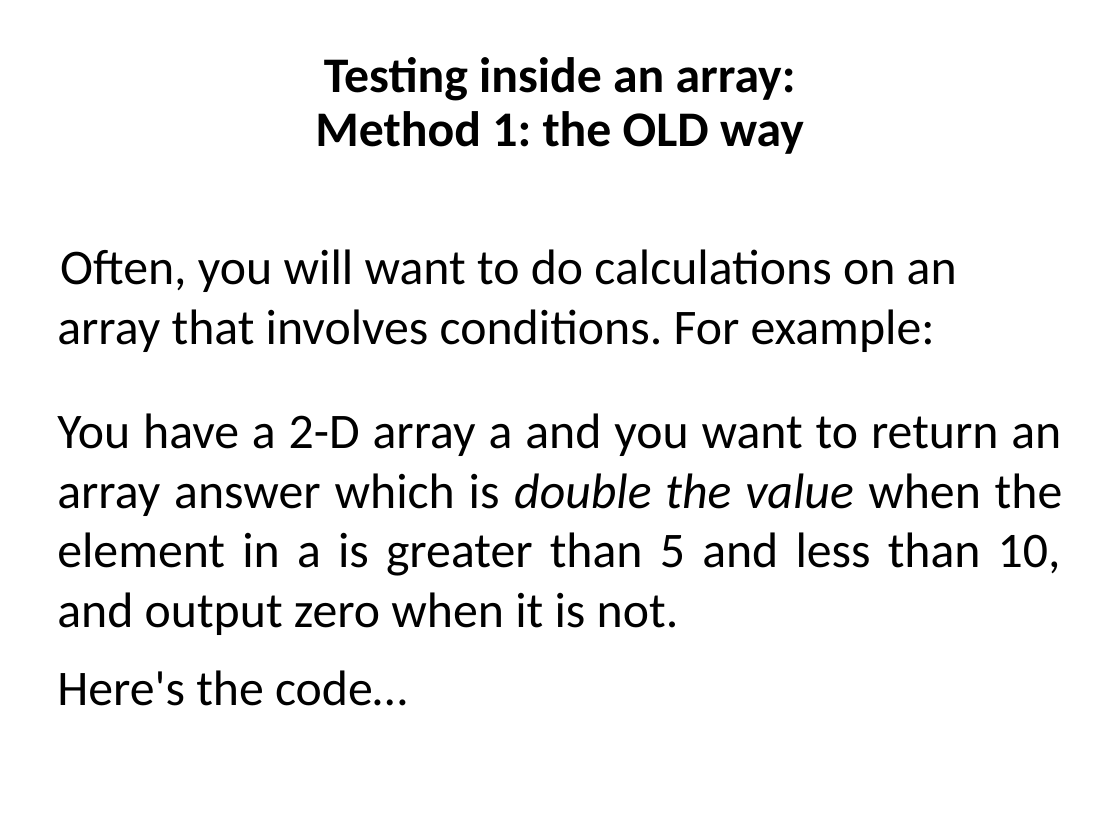
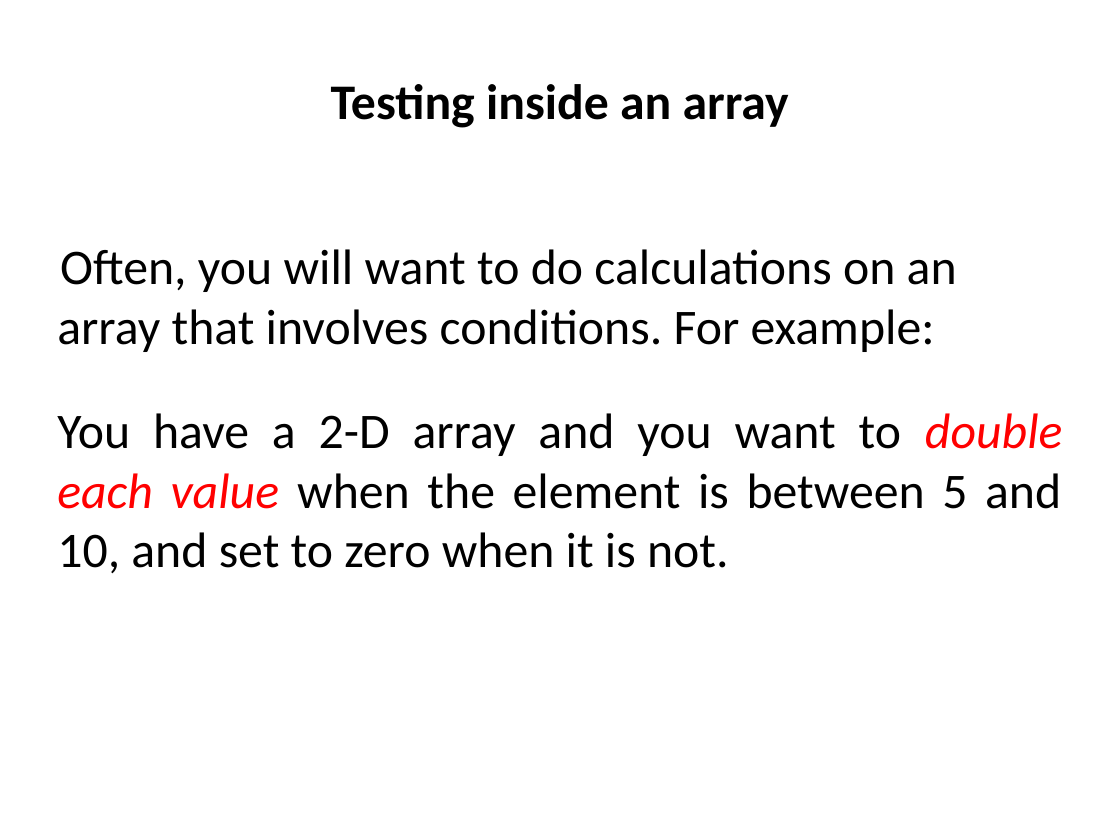
Before and after one commit to ncasuk/ncas-isc, a slide deck: slide 21 of python/presentations/handling_arrays/numpy.pptx (slide 22 before the commit). Drawn at 1120x840 pixels with LibreOffice and Linux fonts; fonts in the diff are those of the drawing; background and template pictures are left out. Boxes give left, top, right and bottom in pixels: in the first picture for what was removed or moved away, otherwise in the second. Text is boxed around its words. In the diff, an @@ line names an element or a change of style, - is before the commit and + after.

Commit message:
Edited numpy presentation to remove examples of what noot to do and improve the language on the conditional testing slides to make it more comprehensible.

```diff
--- a/python/presentations/handling_arrays/numpy.pptx
+++ b/python/presentations/handling_arrays/numpy.pptx
@@ title at [331, 84, 789, 128]: text changed @@
-Testing inside an array:
-Method 1: the OLD way
+Testing inside an array
@@ text at [57, 413, 1062, 573]: text changed @@
-You have a 2-D array a and you want to return an array answer which is double the value when the element in a is greater than 5 and less than 10, and output zero when it is not.
-Here's the code…
+You have a 2-D array and you want to double each value when the element is between 5 and 10, and set to zero when it is not.
```
Also in this commit, not shown: 5 other slides changed, 2 slides removed, 1 other file.
